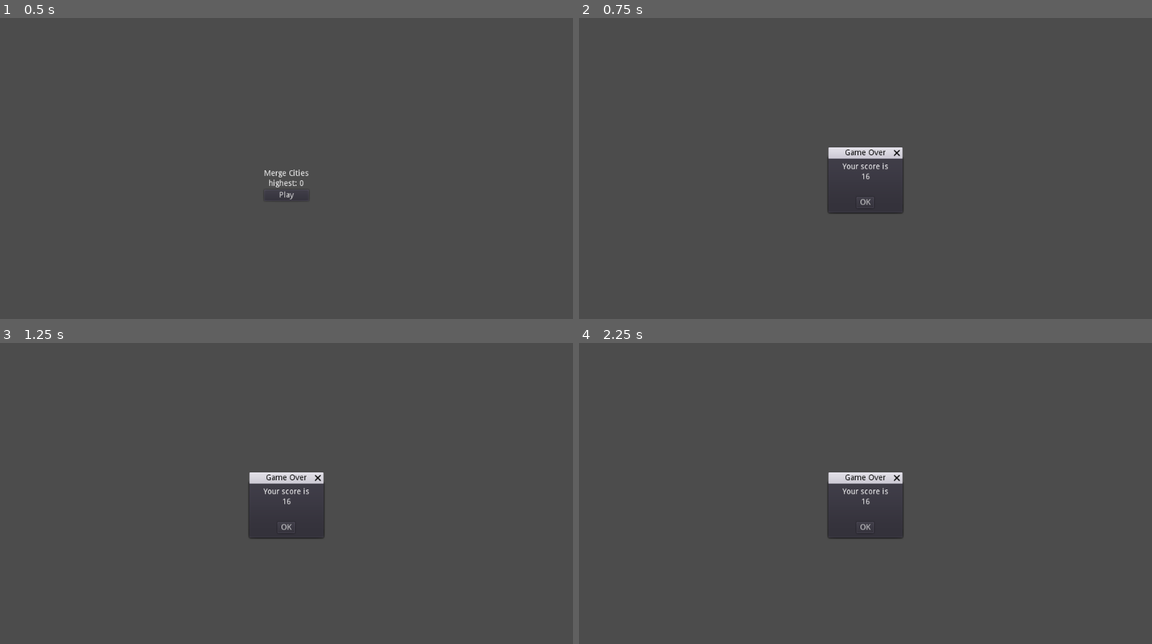
Above: before the commit, frames 1-4 (two rows, left to right).
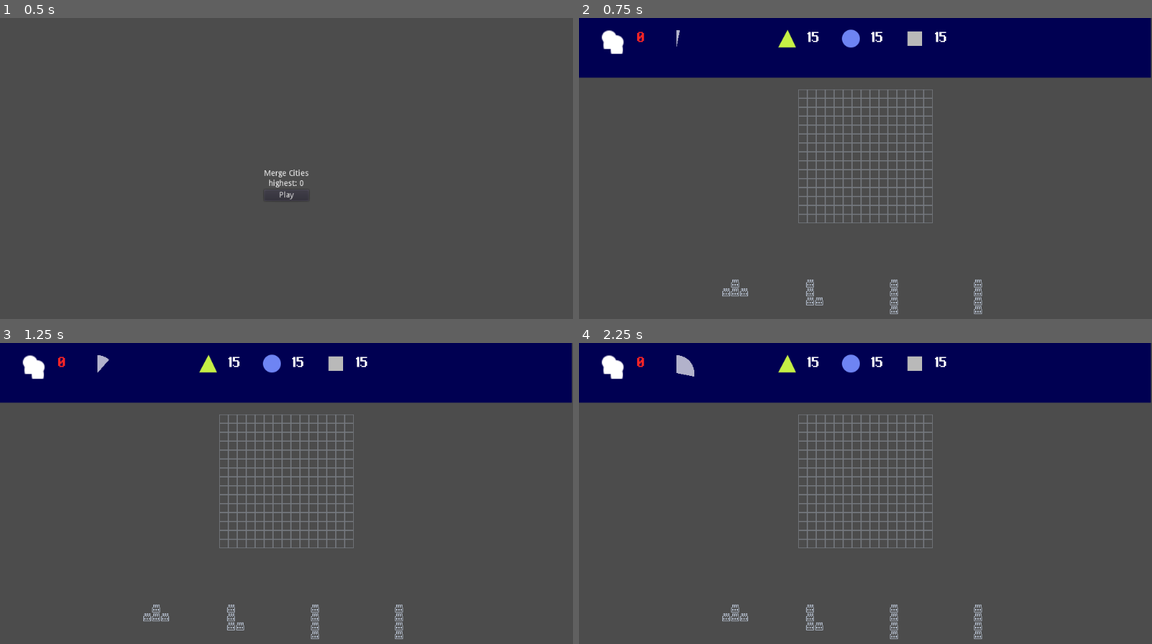
Above: after the commit, the same moments.

Repository: T4g1/gd-wildjam13
Game: Godot game, scene res://main.tscn
The game is run twice, just before and just after one commit, with the same random seed, the same clock (stepped at 60 frames per second) and the same inputs.
Inputs (mouse positions are in pixels of both pictures, inside the frame that each line leads up to):
- Up to frame 1 (0.5 s): no input
- Up to frame 2 (0.75 s): click "Play" at 0.5 s
- Up to frame 3 (1.25 s): no input
- Up to frame 4 (2.25 s): click (865, 526) at 1.25 s, where only the run before the commit has a clickable "OK"; click (865, 520) at 2 s, where only the run before the commit has a clickable "Play"

Frame 1 is identical in both runs. In frame 2, 24% of the frame differs, in the area x 0-100%, y 0-99%; in frame 3, 24%; in frame 4, 24%.

Commit message:
[add] Show score

Diff:
--- a/main.gd
+++ b/main.gd
@@ -4,20 +4,21 @@
 
 func _on_play():
 	$Introduction.visible = false
-	$GameOver.visible = true
+	$Game.visible = true
 
-	#$Game.start_game()
+	$Game.start_game()
 
 func _on_game_over(score):
-	if score > highest:
+	var is_highest = score > highest
+	if is_highest:
 		highest = score
 		$Introduction.set_highest(score)
 
+	$GameOver.display(score, is_highest)
+
 	$Introduction.visible = false
 	$Game.visible = false
-	$GameOver.visible = true
 
 func _on_popup_hide():
 	$Introduction.visible = true
 	$Game.visible = false
-	$GameOver.visible = false
--- a/main.tscn
+++ b/main.tscn
@@ -19,8 +19,6 @@
 mouse_filter = 2
 
 [node name="GameOver" parent="." instance=ExtResource( 4 )]
-visible = false
 [connection signal="play" from="Introduction" to="." method="_on_play"]
 [connection signal="game_over" from="Game" to="." method="_on_game_over"]
-[connection signal="confirmed" from="GameOver" to="." method="_on_popup_hide"]
-[connection signal="popup_hide" from="GameOver" to="." method="_on_popup_hide"]
+[connection signal="hide" from="GameOver" to="." method="_on_popup_hide"]
--- a/scenes/GameOver/GameOver.gd
+++ b/scenes/GameOver/GameOver.gd
@@ -1,6 +1,13 @@
-extends Popup
+extends AcceptDialog
 
-signal close
+onready var scoreLabel: Label = $VBoxContainer/Score
+onready var highestLabel: Label = $VBoxContainer/Highest
 
-func _on_close():
-	emit_signal("close")
+func _ready():
+	get_ok().text = "I love this game"
+
+func display(score, is_highest):
+	scoreLabel.text = str(score)
+
+	visible = true
+	highestLabel.visible = is_highest
--- a/scenes/GameOver/GameOver.tscn
+++ b/scenes/GameOver/GameOver.tscn
@@ -1,32 +1,47 @@
-[gd_scene format=2]
+[gd_scene load_steps=2 format=2]
+
+[ext_resource path="res://scenes/GameOver/GameOver.gd" type="Script" id=1]
 
 [node name="GameOver" type="AcceptDialog"]
-visible = true
 anchor_left = 0.5
 anchor_top = 0.5
 anchor_right = 0.5
 anchor_bottom = 0.5
-margin_left = -66.0
-margin_top = -48.5
-margin_right = 66.0
-margin_bottom = 48.5
+margin_left = -124.0
+margin_top = -48.0
+margin_right = 125.0
+margin_bottom = 83.0
 window_title = "Game Over"
+dialog_text = "And this is how the last kingdom fell"
+script = ExtResource( 1 )
 
 [node name="VBoxContainer" type="VBoxContainer" parent="."]
 margin_left = 8.0
-margin_top = 8.0
-margin_right = 124.0
-margin_bottom = 61.0
+margin_top = 22.0
+margin_right = 241.0
+margin_bottom = 95.0
 
 [node name="Label" type="Label" parent="VBoxContainer"]
-margin_right = 116.0
+margin_right = 233.0
 margin_bottom = 14.0
 text = "Your score is"
 align = 1
 
 [node name="Score" type="Label" parent="VBoxContainer"]
 margin_top = 18.0
-margin_right = 116.0
+margin_right = 233.0
 margin_bottom = 32.0
 text = "16"
 align = 1
+
+[node name="Separator" type="Label" parent="VBoxContainer"]
+margin_top = 36.0
+margin_right = 233.0
+margin_bottom = 50.0
+
+[node name="Highest" type="Label" parent="VBoxContainer"]
+margin_top = 54.0
+margin_right = 233.0
+margin_bottom = 68.0
+text = "New record!"
+align = 1
